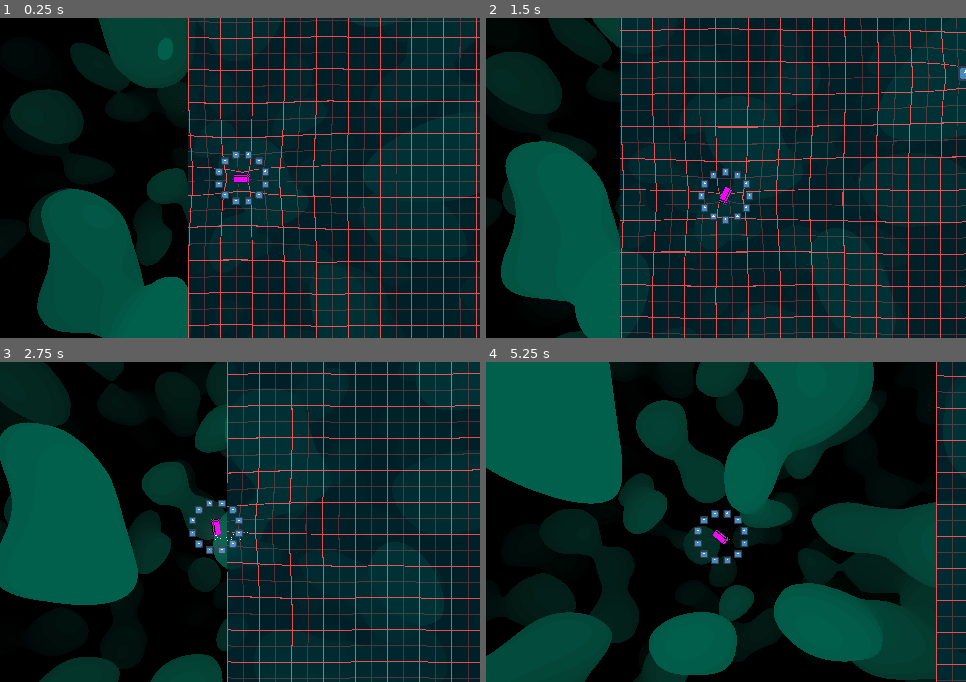
Above: before the commit, frames 1-4 (two rows, left to right).
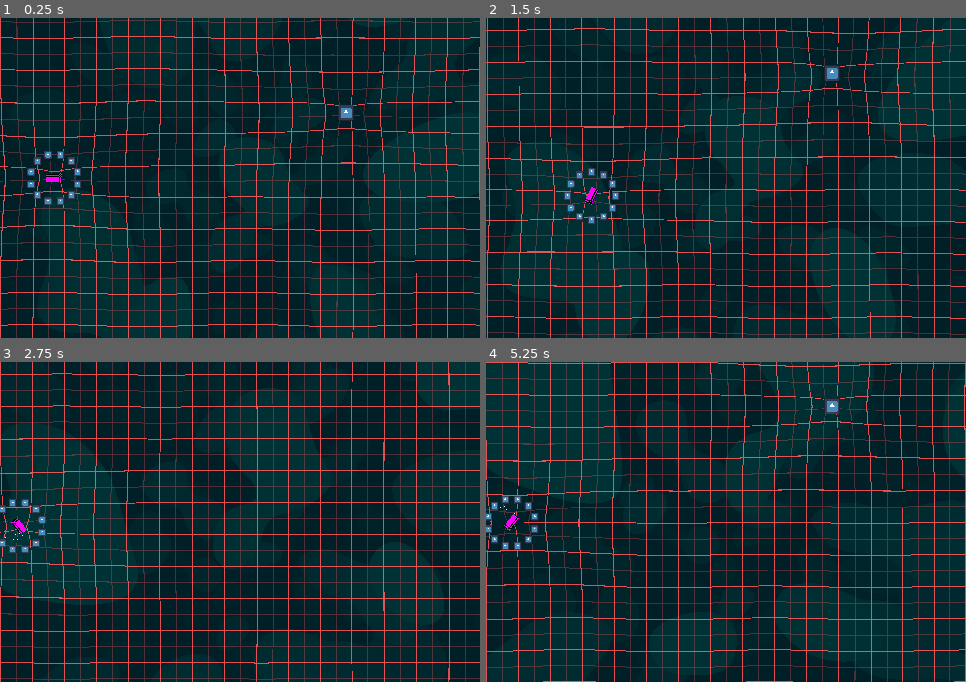
Above: after the commit, the same moments.

Repository: 3xcpy/roguelike-arcade-driving
Game: Godot game, scene res://scenes/main.tscn
Same seed, same stepped clock (60 frames per second), same inputs: the game is played once before the commit and once after it. The engine's default icon, where the game draws it, is replaced by a stand-in: a white triangle on a blue panel in a dark square.
Inputs:
- Up to frame 1 (0.25 s): no input
- Up to frame 2 (1.5 s): tap Enter at 0.5 s; hold Right (steer_right) 0.53-1.28 s; tap Alt at 0.6 s; hold Down from 1.28 s (still down); tap Shift at 1.35 s
- Up to frame 3 (2.75 s): release Down at 2.03 s; hold Right (steer_right) from 2.03 s (still down); tap Alt at 2.1 s
- Up to frame 4 (5.25 s): release Right (steer_right) at 2.78 s; hold Up 2.78-3.53 s; tap Shift at 2.85, 4.35 s; hold Left (steer_left) 3.53-5.03 s; tap Alt at 3.6, 5.1 s; hold Down from 5.03 s (still down)

The runs differ from the first frame. In frame 1, 43% of the frame differs, in the area x 0-100%, y 0-100%; in frame 2, 39%; in frame 3, 46%; in frame 4, 74%.

Commit message:
updated level bounds

Diff:
--- a/scenes/player.tscn
+++ b/scenes/player.tscn
@@ -79,4 +79,8 @@
 [node name="HealthComponent" parent="." instance=ExtResource("4_qlg0r")]
 
 [node name="Camera2D" type="Camera2D" parent="."]
+limit_left = 0
+limit_top = 0
+limit_right = 4096
+limit_bottom = 4096
 position_smoothing_enabled = true
--- a/scenes/stage.tscn
+++ b/scenes/stage.tscn
@@ -67,21 +67,17 @@
 
 [node name="CollisionShape2D" type="CollisionShape2D" parent="Boundaries"]
 shape = SubResource("WorldBoundaryShape2D_2so7o")
-disabled = true
 
 [node name="CollisionShape2D2" type="CollisionShape2D" parent="Boundaries"]
 shape = SubResource("WorldBoundaryShape2D_st0q7")
-disabled = true
 
 [node name="CollisionShape2D3" type="CollisionShape2D" parent="Boundaries"]
-position = Vector2(480, 320)
+position = Vector2(4096, 4096)
 shape = SubResource("WorldBoundaryShape2D_1hwpr")
-disabled = true
 
 [node name="CollisionShape2D4" type="CollisionShape2D" parent="Boundaries"]
-position = Vector2(480, 320)
+position = Vector2(4096, 4096)
 shape = SubResource("WorldBoundaryShape2D_dexii")
-disabled = true
 
 [node name="Enemy" parent="." instance=ExtResource("7_st0q7")]
 position = Vector2(252, 73)
